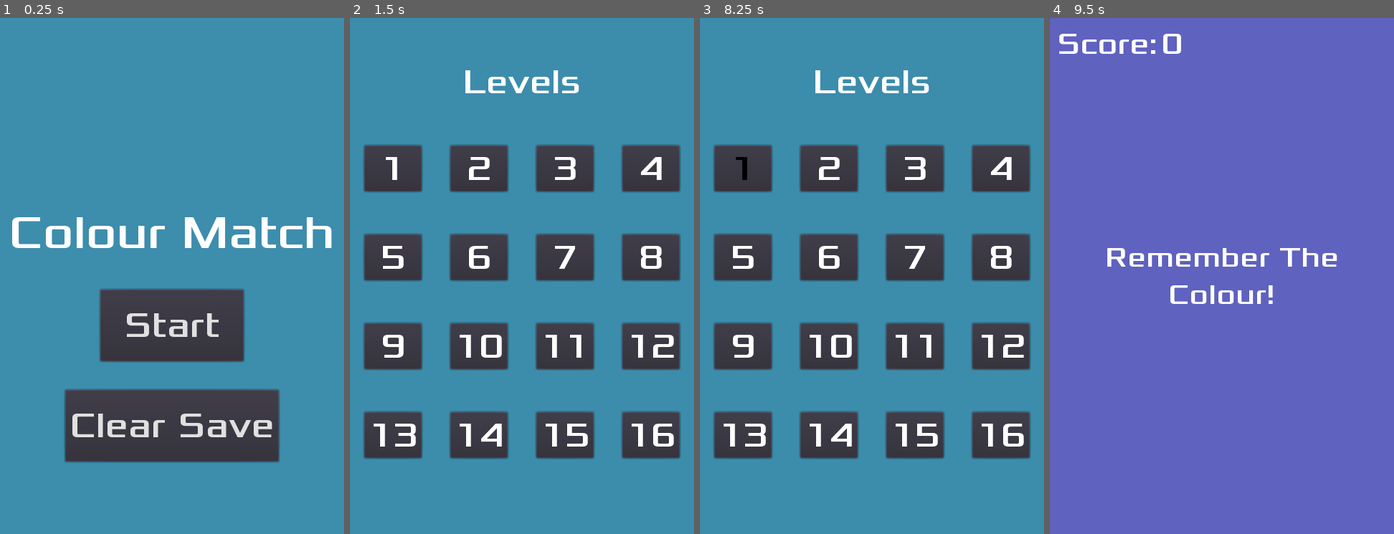
Above: before the commit, frames 1-4 (left to right).
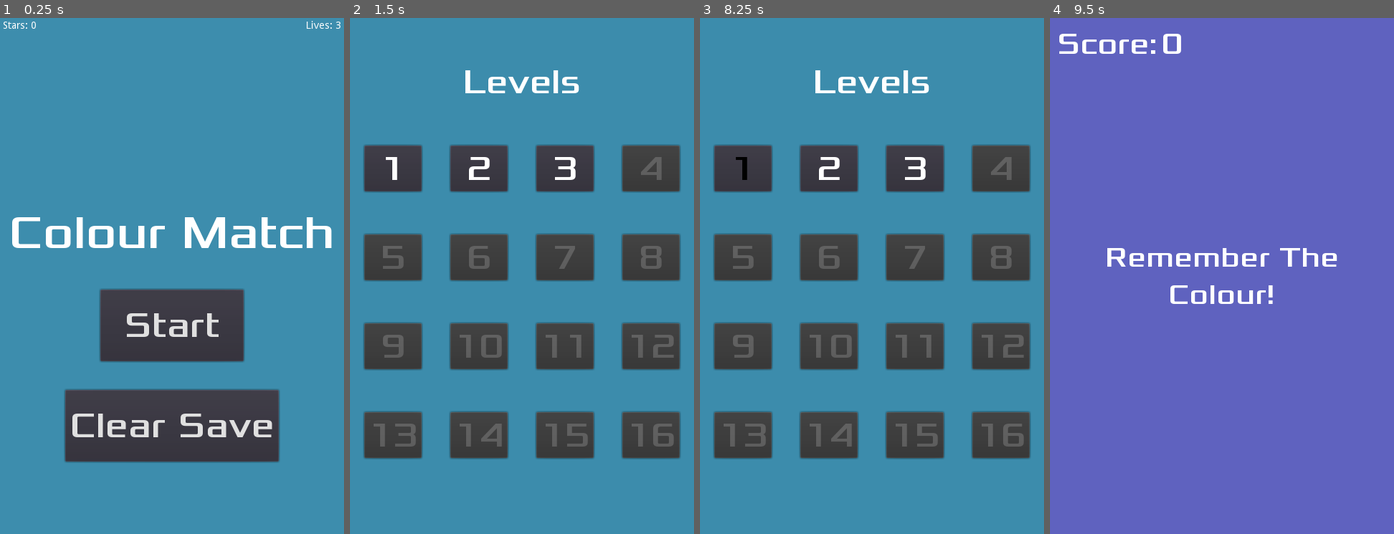
Above: after the commit, the same moments.

Repository: JBonser/colour-match
Game: Godot game, scene res://Main.tscn
Same seed, same stepped clock (60 frames per second), same inputs: the game is played once before the commit and once after it.
Inputs (mouse positions are in pixels of both pictures, inside the frame that each line leads up to):
- Up to frame 1 (0.25 s): no input
- Up to frame 2 (1.5 s): click "Clear Save" at 0.5 s; click "Start" at 1.25 s
- Up to frame 3 (8.25 s): click "1" at 2 s; tap Enter at 2.75, 4.25, 5.75 s; move the mouse to (947, 250) at 2.77 s; click (947, 250) at 2.85 s; tap Space at 3.5, 5, 6.5 s; move the mouse to (803, 301) at 3.52 s; click (803, 301) at 3.6 s; move the mouse to (906, 162) at 4.27 s; click (906, 162) at 4.35 s; move the mouse to (854, 379) at 5.02 s; click (854, 379) at 5.1 s; move the mouse to (975, 353) at 5.77 s; click (975, 353) at 5.85 s; move the mouse to (768, 198) at 6.52 s; click (768, 198) at 6.6 s; click "Main Menu" at 7.25 s; click "Start" at 8 s
- Up to frame 4 (9.5 s): click "2" at 8.75 s

The runs differ from the first frame. In frame 1, 0.1% of the frame differs, in the area x 1-99%, y 0-3%; in frame 2, 2.3%, in the area x 6-95%, y 26-84%; in frame 3, 2.3%; in frame 4, nothing differs.

Commit message:
Added Level Star Requirements
Including Level Star Req Load Data
Total Collected Stars Save Data
Level Star Requiremet Logic i.e. Disabling Buttons
Visualisation of Total Stars

Diff:
--- a/Collectable.tscn
+++ b/Collectable.tscn
@@ -62,7 +62,7 @@
 custom_solver_bias = 0.0
 radius = 10.0
 
-[node name="Collectable" type="Area2D" index="0"]
+[node name="Collectable" type="Area2D"]
 
 input_pickable = true
 gravity_vec = Vector2( 0, 1 )
--- a/Level.gd
+++ b/Level.gd
@@ -25,7 +25,7 @@
         $CollectableTimer.start()
     elif colour_change and Input.is_action_just_released("game_main_input"):
         colour_change = false
-        level_evaluate()
+        display_score_screen()
         set_process(false)
 
     if colour_change:
@@ -33,13 +33,10 @@
         if $LevelBackground.color.h > 1.0:
             $LevelBackground.color.h - 1.0
 
-func level_evaluate():
+func display_score_screen():
     var score_screen_instance = score_screen.instance()
     score_screen_instance.level_colour = LevelColour
     score_screen_instance.user_chosen_colour = $LevelBackground.color
-    if not globals.CompletedLevels.has(globals.LevelNumber):
-        globals.CompletedLevels.append(globals.LevelNumber)
-    globals.save_game()
     add_child(score_screen_instance)
 
 func start_level():
--- a/Level.tscn
+++ b/Level.tscn
@@ -19,7 +19,7 @@
 "points": PoolVector2Array( 0, 0, 0, 0, 420, 91.0345, 0, 0, 0, 0, 420, 660, 0, 0, 0, 0, 50, 660, 0, 0, 0, 0, 50, 91.0345, 0, 0, 0, 0, 420, 91.0345 )
 }
 
-[node name="Level" type="Node"]
+[node name="Level" type="Node" index="0"]
 
 pause_mode = 1
 script = ExtResource( 1 )
@@ -87,6 +87,7 @@
 
 [node name="CollectablePath" type="Path2D" parent="." index="4"]
 
+editor/display_folded = true
 self_modulate = Color( 0.5, 0.6, 1, 0.7 )
 position = Vector2( 3.8147e-006, 2 )
 scale = Vector2( 1, 0.966667 )
--- a/LevelButton.gd
+++ b/LevelButton.gd
@@ -8,12 +8,15 @@
 signal start_level
 
 func _ready():
-    if globals.CompletedLevels.has(text):
+    var star_requirement = int(globals.Levels[text]["star_requirement"])
+    if star_requirement > globals.calculate_total_stars():
+        self.disabled = true
+    if globals.SaveData["completed_levels"].has(text):
         set("custom_colors/font_color", Color(0,0,0))
 
 
 func _on_LevelButton_button_up():
-    globals.LevelColour = Color(globals.Levels[text])
+    globals.LevelColour = Color(globals.Levels[text]["colour"])
     globals.LevelNumber = text
     globals.LevelStar1Score = LevelStar1Score
     globals.LevelStar2Score = LevelStar2Score
--- a/LevelButton.tscn
+++ b/LevelButton.tscn
@@ -11,7 +11,7 @@
 font_data = ExtResource( 1 )
 _sections_unfolded = [ "Extra Spacing", "Font", "Settings" ]
 
-[node name="LevelButton" type="Button"]
+[node name="LevelButton" type="Button" index="0"]
 
 anchor_left = 0.0
 anchor_top = 0.0
--- a/LevelButtonRow.gd
+++ b/LevelButtonRow.gd
@@ -9,7 +9,6 @@
     for i in range(0, num_levels):
         var btn_instance = level_button.instance()
         btn_instance.text = str(i+starting_level_number)
-        #btn_instance.LevelColour = Color("ef5c5c")
         btn_instance.LevelColour = Color("53c0ae")
         btn_instance.LevelStar1Score = 200
         btn_instance.LevelStar2Score = 250
--- a/Main.gd
+++ b/Main.gd
@@ -1,4 +1,7 @@
 extends Node
+
+func _ready():
+    $StatsBar.calculate_stats()
 
 func _on_StartButton_pressed():
     get_tree().change_scene("res://LevelScreen.tscn")
--- a/Main.tscn
+++ b/Main.tscn
@@ -1,14 +1,15 @@
-[gd_scene load_steps=5 format=2]
+[gd_scene load_steps=6 format=2]
 
 [ext_resource path="res://Main.gd" type="Script" id=1]
-[ext_resource path="res://fonts/Xolonium-Regular.ttf" type="DynamicFontData" id=2]
+[ext_resource path="res://StatsBar.tscn" type="PackedScene" id=2]
+[ext_resource path="res://fonts/Xolonium-Regular.ttf" type="DynamicFontData" id=3]
 
 [sub_resource type="DynamicFont" id=1]
 
 size = 65
 use_mipmaps = false
 use_filter = false
-font_data = ExtResource( 2 )
+font_data = ExtResource( 3 )
 _sections_unfolded = [ "Extra Spacing", "Font", "Settings" ]
 
 [sub_resource type="DynamicFont" id=2]
@@ -38,7 +39,9 @@
 color = Color( 0.241608, 0.556478, 0.679688, 1 )
 _sections_unfolded = [ "Anchor", "Margin", "Rect", "Size Flags" ]
 
-[node name="VBoxContainer" type="VBoxContainer" parent="." index="1"]
+[node name="StatsBar" parent="." index="1" instance=ExtResource( 2 )]
+
+[node name="VBoxContainer" type="VBoxContainer" parent="." index="2"]
 
 anchor_left = 0.0
 anchor_top = 0.0
--- a/ScoreScreen.gd
+++ b/ScoreScreen.gd
@@ -5,22 +5,45 @@
 export(Color) var level_colour
 export(Color) var user_chosen_colour
 const SCORE_MULTIPLIER = 200
-
+var achieved_stars = 0
+var achieved_score = 0
 func _ready():
     $BackgroundContainer/UserChosenColourRect.color = user_chosen_colour
     $BackgroundContainer/LevelColourRect.color = level_colour
     var colour_difference = 1.0 - abs(level_colour.h - user_chosen_colour.h)
     var score = (colour_difference * SCORE_MULTIPLIER) + globals.LevelScore
-    $MarginContainer/VBoxContainer/ScoreScreenBackground/VBoxContainer/Score.text = str(int(score))
-    display_stars(score)
+    achieved_score = int(score)
+    $MarginContainer/VBoxContainer/ScoreScreenBackground/VBoxContainer/Score.text = str(achieved_score)
+    calculate_stars(achieved_score)
+    save_scores()
 
-func display_stars(score):
+func save_scores():
+    var level_data = {}
+    if globals.SaveData["completed_levels"].has(globals.LevelNumber):
+        level_data = globals.SaveData["completed_levels"][globals.LevelNumber]
+        if level_data["stars"] < achieved_stars:
+             level_data["stars"] = achieved_stars
+        if level_data["score"] < achieved_score:
+            level_data["score"] = achieved_score
+    else:
+        level_data = {
+            "score": achieved_score,
+            "stars": achieved_stars
+        }
+    globals.SaveData["completed_levels"][globals.LevelNumber] = level_data
+    globals.save_game()
+
+func calculate_stars(score):
     if score >= globals.LevelStar1Score:
         $MarginContainer/VBoxContainer/ScoreScreenBackground/VBoxContainer/Stars/Star1.texture = star_achieved
+        achieved_stars = 1
     if score >= globals.LevelStar2Score:
         $MarginContainer/VBoxContainer/ScoreScreenBackground/VBoxContainer/Stars/Star2.texture = star_achieved
+        achieved_stars = 2
     if score >= globals.LevelStar3Score:
         $MarginContainer/VBoxContainer/ScoreScreenBackground/VBoxContainer/Stars/Star3.texture = star_achieved
+        achieved_stars = 3
+
 
 func _on_MainMenuButton_button_up():
     get_tree().change_scene("res://Main.tscn")
--- /dev/null
+++ b/StatsBar.gd
@@ -0,0 +1,7 @@
+extends MarginContainer
+
+func _ready():
+    calculate_stats()
+
+func calculate_stats():
+    $VBoxContainer/StarValue.text = str(globals.calculate_total_stars())
--- /dev/null
+++ b/StatsBar.tscn
@@ -0,0 +1,125 @@
+[gd_scene load_steps=2 format=2]
+
+[ext_resource path="res://StatsBar.gd" type="Script" id=1]
+
+[node name="StatsBar" type="MarginContainer"]
+
+anchor_left = 0.0
+anchor_top = 0.0
+anchor_right = 1.0
+anchor_bottom = 0.0
+margin_bottom = 16.0
+rect_pivot_offset = Vector2( 0, 0 )
+rect_clip_content = false
+mouse_filter = 0
+mouse_default_cursor_shape = 0
+size_flags_horizontal = 1
+size_flags_vertical = 1
+custom_constants/margin_right = 4
+custom_constants/margin_top = 4
+custom_constants/margin_left = 4
+custom_constants/margin_bottom = 4
+script = ExtResource( 1 )
+_sections_unfolded = [ "custom_constants" ]
+
+[node name="VBoxContainer" type="HBoxContainer" parent="." index="0"]
+
+editor/display_folded = true
+anchor_left = 0.0
+anchor_top = 0.0
+anchor_right = 0.0
+anchor_bottom = 0.0
+margin_left = 4.0
+margin_top = 4.0
+margin_right = 476.0
+margin_bottom = 18.0
+rect_pivot_offset = Vector2( 0, 0 )
+rect_clip_content = false
+mouse_filter = 1
+mouse_default_cursor_shape = 0
+size_flags_horizontal = 3
+size_flags_vertical = 3
+alignment = 0
+_sections_unfolded = [ "Size Flags" ]
+
+[node name="StarLabel" type="Label" parent="VBoxContainer" index="0"]
+
+anchor_left = 0.0
+anchor_top = 0.0
+anchor_right = 0.0
+anchor_bottom = 0.0
+margin_right = 35.0
+margin_bottom = 14.0
+rect_pivot_offset = Vector2( 0, 0 )
+rect_clip_content = false
+mouse_filter = 2
+mouse_default_cursor_shape = 0
+size_flags_horizontal = 1
+size_flags_vertical = 4
+text = "Stars:"
+percent_visible = 1.0
+lines_skipped = 0
+max_lines_visible = -1
+
+[node name="StarValue" type="Label" parent="VBoxContainer" index="1"]
+
+anchor_left = 0.0
+anchor_top = 0.0
+anchor_right = 0.0
+anchor_bottom = 0.0
+margin_left = 39.0
+margin_right = 47.0
+margin_bottom = 14.0
+rect_pivot_offset = Vector2( 0, 0 )
+rect_clip_content = false
+mouse_filter = 2
+mouse_default_cursor_shape = 0
+size_flags_horizontal = 1
+size_flags_vertical = 4
+text = "0"
+percent_visible = 1.0
+lines_skipped = 0
+max_lines_visible = -1
+
+[node name="LivesLabel" type="Label" parent="VBoxContainer" index="2"]
+
+anchor_left = 0.0
+anchor_top = 0.0
+anchor_right = 0.0
+anchor_bottom = 0.0
+margin_left = 51.0
+margin_right = 460.0
+margin_bottom = 14.0
+rect_pivot_offset = Vector2( 0, 0 )
+rect_clip_content = false
+mouse_filter = 2
+mouse_default_cursor_shape = 0
+size_flags_horizontal = 3
+size_flags_vertical = 4
+text = "Lives:"
+align = 2
+percent_visible = 1.0
+lines_skipped = 0
+max_lines_visible = -1
+_sections_unfolded = [ "Size Flags", "custom_constants" ]
+
+[node name="LivesValue" type="Label" parent="VBoxContainer" index="3"]
+
+anchor_left = 0.0
+anchor_top = 0.0
+anchor_right = 0.0
+anchor_bottom = 0.0
+margin_left = 464.0
+margin_right = 472.0
+margin_bottom = 14.0
+rect_pivot_offset = Vector2( 0, 0 )
+rect_clip_content = false
+mouse_filter = 2
+mouse_default_cursor_shape = 0
+size_flags_horizontal = 1
+size_flags_vertical = 4
+text = "3"
+align = 2
+percent_visible = 1.0
+lines_skipped = 0
+max_lines_visible = -1
--- a/global.gd
+++ b/global.gd
@@ -6,40 +6,46 @@
 var LevelStar2Score = 0
 var LevelStar3Score = 0
 var Levels = {
-    "1": "53c0ae",
-    "2": "6063c0",
-    "3": "4ea165",
-    "4": "743c2a",
-    "5": "e5a7d7",
-    "6": "37746d",
-    "7": "5ebbae",
-    "8": "dded6d",
-    "9": "f8e099",
-    "10": "90b394",
-    "11": "f390b3",
-    "12": "f9a911",
-    "13": "07c02d",
-    "14": "4d16e5",
-    "15": "8f4c95",
-    "16": "7fa4d9",
+    "1": { "colour" : "53c0ae", "star_requirement" : "0"},
+    "2": { "colour" : "6063c0", "star_requirement" : "0"},
+    "3": { "colour" : "4ea165", "star_requirement" : "0"},
+    "4": { "colour" : "743c2a", "star_requirement" : "7"},
+    "5": { "colour" : "e5a7d7", "star_requirement" : "9"},
+    "6": { "colour" : "37746d", "star_requirement" : "12"},
+    "7": { "colour" : "5ebbae", "star_requirement" : "14"},
+    "8": { "colour" : "dded6d", "star_requirement" : "17"},
+    "9": { "colour" : "f8e099", "star_requirement" : "20"},
+    "10": { "colour" : "90b394", "star_requirement" : "23"},
+    "11": { "colour" : "f390b3", "star_requirement" : "27"},
+    "12": { "colour" : "f9a911", "star_requirement" : "30"},
+    "13": { "colour" : "07c02d", "star_requirement" : "34"},
+    "14": { "colour" : "4d16e5", "star_requirement" : "37"},
+    "15": { "colour" : "8f4c95", "star_requirement" : "41"},
+    "16": { "colour" : "7fa4d9", "star_requirement" : "44"},
     }
 
-var CompletedLevels = []
+var SaveData = {
+    "completed_levels": {},
+}
 
 var LevelScore = 0
 
 func _ready():
     load_game()
 
-# Note: This can be called from anywhere inside the tree.  This function is path independent.
-# Go through everything in the persist category and ask them to return a dict of relevant variables
+func calculate_total_stars():
+    var num_stars = 0
+    for i in SaveData["completed_levels"]:
+        var level = SaveData["completed_levels"][i]
+        num_stars += int(level["stars"])
+    return num_stars
+
 func save_game():
     var save_game = File.new()
     save_game.open(SaveGamePath, File.WRITE)
-    save_game.store_var(CompletedLevels)
+    save_game.store_var(SaveData)
     save_game.close()
 
-# Note: This can be called from anywhere inside the tree. This function is path independent.
 func load_game():
     var save_game = File.new()
     if not save_game.file_exists(SaveGamePath):
@@ -47,13 +53,14 @@
 
     # Load the file line by line and process that dictionary to restore the object it represents
     save_game.open(SaveGamePath, File.READ)
-    var levels = save_game.get_var()
-    if typeof(levels) == TYPE_ARRAY:
-        CompletedLevels = levels
+    var save_data = save_game.get_var()
+    if typeof(save_data) == TYPE_DICTIONARY:
+        SaveData = save_data
 
     save_game.close()
 
 func clear_save():
-    CompletedLevels.clear()
+    SaveData["completed_levels"].clear()
+    SaveData["stars"] = 0
     var dir = Directory.new()
     dir.remove(SaveGamePath)
Not shown: 1 places in Main.tscn that only renumber resources
